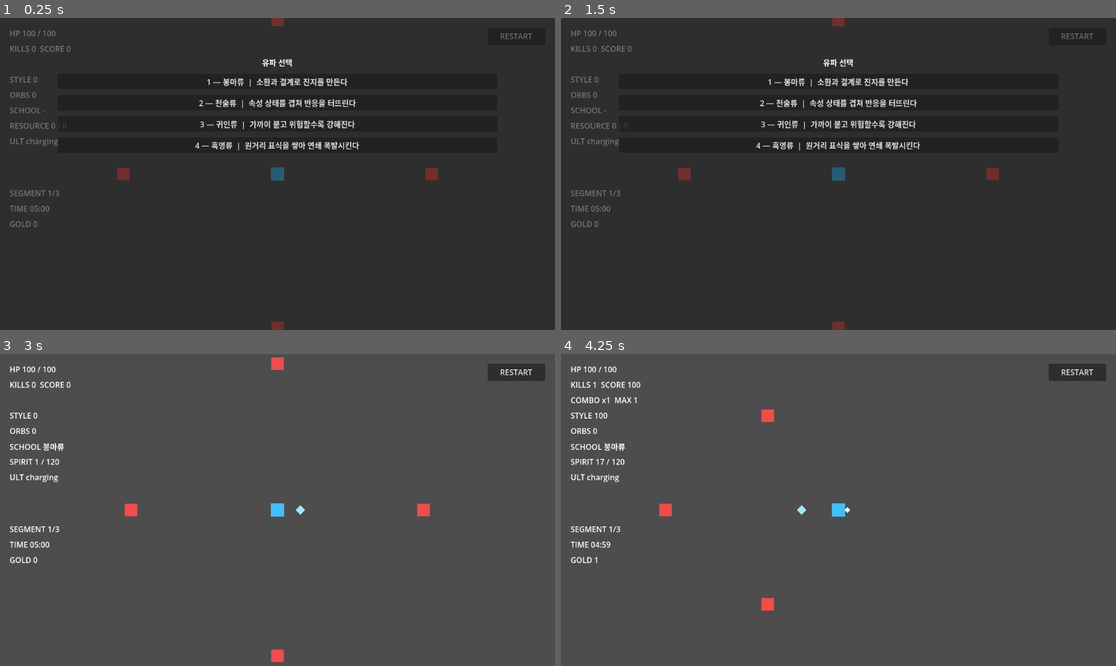
Above: before the commit, frames 1-4 (two rows, left to right).
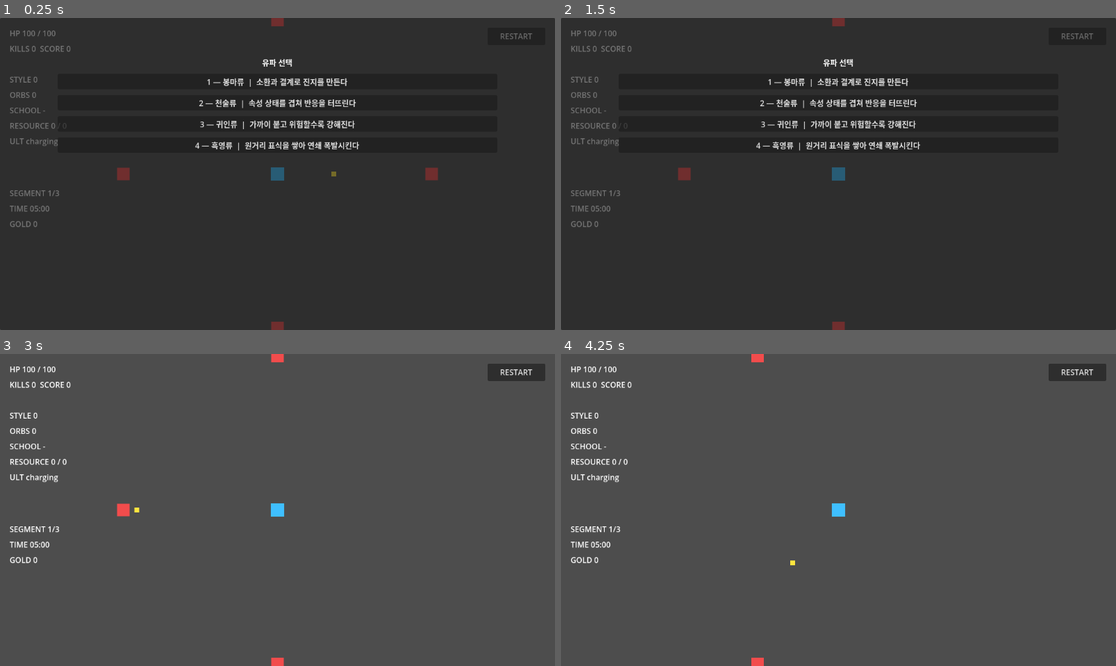
Above: after the commit, the same moments.

Repository: alsdmlals4-eng/ninja-survival-godot
Game: Godot game, scene res://scenes/main/main_scene.tscn
Two runs of this game, one before a commit and one after it. Both use one fixed random seed, a clock stepped at 60 frames per second and the inputs below.
Inputs:
- Up to frame 1 (0.25 s): no input
- Up to frame 2 (1.5 s): click "RESTART" at 0.5 s; click "RESTART" at 1.25 s
- Up to frame 3 (3 s): click "RESTART" at 2 s; click "1 — 봉마류 | 소환과 결계로 진지를 만든다" at 2.75 s
- Up to frame 4 (4.25 s): tap Enter (ui_accept) at 3.5, 3.77 s; hold Right (ui_right) from 3.53 s (still down); tap 1 at 3.6 s

The runs differ from the first frame. In frame 1, less than 0.1% of the frame differs, in the area x 59-61%, y 49-51%; in frame 2, 0.1%; in frame 3, 0.7%; in frame 4, 0.9%, in the area x 1-53%, y 0-100%.
Error after the commit: Parse Error: Could not preload resource script "res://scripts/core/shop_controller.gd". (res://scripts/core/main_controller.gd:8)

Commit message:
feat: make spatial shop draw lane first

Diff:
--- a/scripts/core/shop_controller.gd
+++ b/scripts/core/shop_controller.gd
@@ -8,6 +8,7 @@
 const MVP4CatalogScript = preload("res://scripts/data/mvp4_catalog.gd")
 
 var offer_ids: Array[StringName] = []
+var offer_lane_ids: Array[StringName] = []
 var bag_offer_id: StringName = &""
 var rest_changes: Array[String] = []
 
@@ -19,6 +20,7 @@
 var _reroll_index: int = 0
 var _spatial_mode: bool = false
 var _bag_bought_this_rest: bool = false
+var _offer_lanes: Array[Dictionary] = []
 
 
 func configure(
@@ -31,6 +33,7 @@
 	_bag_defs.clear()
 	_session = null
 	_spatial_mode = false
+	_offer_lanes.clear()
 	_set_rng(rng)
 
 
@@ -39,28 +42,40 @@
 	session,
 	item_defs: Dictionary,
 	bag_defs: Dictionary,
-	rng: RandomNumberGenerator = null
+	rng: RandomNumberGenerator = null,
+	offer_lanes: Array = []
 ) -> void:
 	_build_state = build_state
 	_session = session
 	_item_defs = item_defs.duplicate()
 	_bag_defs = bag_defs.duplicate()
 	_spatial_mode = true
+	_offer_lanes = _sanitize_offer_lanes(offer_lanes)
 	_set_rng(rng)
+
+
+func set_spatial_offer_lanes(offer_lanes: Array) -> void:
+	if not _spatial_mode:
+		return
+	_offer_lanes = _sanitize_offer_lanes(offer_lanes)
 
 
 func begin_rest() -> void:
 	_reroll_index = 0
 	_bag_bought_this_rest = false
 	rest_changes.clear()
-	var rolled := _roll_offers()
+	var rolled: Dictionary = _roll_offer_bundle()
+	var rolled_ids: Array[StringName] = rolled.get("item_ids", [])
+	var rolled_lanes: Array[StringName] = rolled.get("lane_ids", [])
 	var rolled_bag: StringName = _roll_bag_offer() if _spatial_mode else &""
-	if rolled.size() < 3 or (_spatial_mode and rolled_bag == &""):
+	if rolled_ids.size() < 3 or (_spatial_mode and rolled_bag == &""):
 		offer_ids.clear()
+		offer_lane_ids.clear()
 		bag_offer_id = &""
 		transaction_failed.emit("상점 후보가 부족합니다")
 		return
-	offer_ids = rolled
+	offer_ids = rolled_ids
+	offer_lane_ids = rolled_lanes
 	bag_offer_id = rolled_bag
 	offers_changed.emit(offer_ids.duplicate())
 
@@ -88,7 +103,7 @@
 	if not _spatial_mode or _build_state == null or _session == null:
 		transaction_failed.emit("가방 상점 상태가 준비되지 않았습니다")
 		return false
-	if _bag_bought_this_rest or bag_offer_id == &"":
+	if _bag_bought_this_rest or bag_offer_id == &""):
 		transaction_failed.emit("이번 휴식에서 가방을 더 구매할 수 없습니다")
 		return false
 	var definition = _bag_defs.get(bag_offer_id)
@@ -142,9 +157,11 @@
 		transaction_failed.emit("GOLD가 부족합니다")
 		return false
 
-	var rolled := _roll_offers()
+	var rolled: Dictionary = _roll_offer_bundle()
+	var rolled_ids: Array[StringName] = rolled.get("item_ids", [])
+	var rolled_lanes: Array[StringName] = rolled.get("lane_ids", [])
 	var rolled_bag: StringName = _roll_bag_offer() if _spatial_mode else bag_offer_id
-	if rolled.size() < 3 or (_spatial_mode and rolled_bag == &""):
+	if rolled_ids.size() < 3 or (_spatial_mode and rolled_bag == &""):
 		transaction_failed.emit("상점 후보가 부족합니다")
 		return false
 
@@ -153,7 +170,8 @@
 		return false
 
 	_reroll_index += 1
-	offer_ids = rolled
+	offer_ids = rolled_ids
+	offer_lane_ids = rolled_lanes
 	bag_offer_id = rolled_bag
 	offers_changed.emit(offer_ids.duplicate())
 	return true
@@ -236,26 +254,98 @@
 	return session_state.get_item(instance_id)
 
 
-func _roll_offers() -> Array[StringName]:
-	var pool: Array[StringName] = []
+func _roll_offer_bundle() -> Dictionary:
 	if _build_state == null or _rng == null:
-		return pool
-
-	if _spatial_mode:
-		for item_id in MVP4CatalogScript.base_acquisition_item_ids():
-			if _item_defs.get(item_id) != null:
-				pool.append(item_id)
-	else:
+		return {"item_ids": [], "lane_ids": []}
+
+	if not _spatial_mode:
+		var legacy_pool: Array[StringName] = []
 		for raw_id in _item_defs.keys():
 			var item_id := StringName(raw_id)
 			var definition = _item_defs.get(item_id)
 			if definition != null and _build_state.item_count(item_id) < RunBuildState.MAX_DUPLICATE_ITEMS:
-				pool.append(item_id)
-
-	if pool.size() < 3:
-		return []
-	pool.sort_custom(func(a, b): return str(a) < str(b))
-	return _draw_distinct(pool, 3)
+				legacy_pool.append(item_id)
+		if legacy_pool.size() < 3:
+			return {"item_ids": [], "lane_ids": []}
+		legacy_pool.sort_custom(func(a, b): return str(a) < str(b))
+		return {"item_ids": _draw_distinct(legacy_pool, 3), "lane_ids": []}
+
+	var lanes: Array[Dictionary] = _effective_offer_lanes()
+	if _unique_item_count(lanes) < 3:
+		return {"item_ids": [], "lane_ids": []}
+	var rolled_ids: Array[StringName] = []
+	var rolled_lanes: Array[StringName] = []
+	for _i in range(3):
+		lanes = _non_empty_lanes(lanes)
+		if lanes.is_empty():
+			return {"item_ids": [], "lane_ids": []}
+		var lane_index: int = _rng.randi_range(0, lanes.size() - 1)
+		var lane: Dictionary = lanes[lane_index]
+		var pool: Array = lane["item_ids"]
+		var item_index: int = _rng.randi_range(0, pool.size() - 1)
+		var item_id := StringName(pool[item_index])
+		rolled_ids.append(item_id)
+		rolled_lanes.append(StringName(lane["lane_id"]))
+		_remove_item_from_lanes(lanes, item_id)
+	return {"item_ids": rolled_ids, "lane_ids": rolled_lanes}
+
+
+func _effective_offer_lanes() -> Array[Dictionary]:
+	if not _offer_lanes.is_empty():
+		return _sanitize_offer_lanes(_offer_lanes)
+	var fallback_items: Array[StringName] = []
+	for item_id in MVP4CatalogScript.base_acquisition_item_ids():
+		if _item_defs.get(item_id) != null:
+			fallback_items.append(item_id)
+	return [{"lane_id": &"legacy_all", "item_ids": fallback_items}]
+
+
+func _sanitize_offer_lanes(raw_lanes: Array) -> Array[Dictionary]:
+	var canonical: Array[StringName] = MVP4CatalogScript.base_acquisition_item_ids()
+	var result: Array[Dictionary] = []
+	var used_lane_ids := {}
+	for raw_lane in raw_lanes:
+		if typeof(raw_lane) != TYPE_DICTIONARY:
+			continue
+		var lane: Dictionary = raw_lane
+		var lane_id := StringName(lane.get("lane_id", &""))
+		if lane_id == &"" or used_lane_ids.has(lane_id):
+			continue
+		var item_ids: Array[StringName] = []
+		var seen := {}
+		for raw_item_id in Array(lane.get("item_ids", [])):
+			var item_id := StringName(raw_item_id)
+			if canonical.has(item_id) and _item_defs.get(item_id) != null and not seen.has(item_id):
+				seen[item_id] = true
+				item_ids.append(item_id)
+		if not item_ids.is_empty():
+			used_lane_ids[lane_id] = true
+			result.append({"lane_id": lane_id, "item_ids": item_ids})
+	return result
+
+
+func _non_empty_lanes(lanes: Array[Dictionary]) -> Array[Dictionary]:
+	var result: Array[Dictionary] = []
+	for lane in lanes:
+		if not Array(lane.get("item_ids", [])).is_empty():
+			result.append({"lane_id": StringName(lane["lane_id"]), "item_ids": Array(lane["item_ids"]).duplicate()})
+	return result
+
+
+func _remove_item_from_lanes(lanes: Array[Dictionary], item_id: StringName) -> void:
+	for lane in lanes:
+		var items: Array = lane["item_ids"]
+		while items.has(item_id):
+			items.erase(item_id)
+		lane["item_ids"] = items
+
+
+func _unique_item_count(lanes: Array[Dictionary]) -> int:
+	var seen := {}
+	for lane in lanes:
+		for raw_id in Array(lane.get("item_ids", [])):
+			seen[StringName(raw_id)] = true
+	return seen.size()
 
 
 func _roll_bag_offer() -> StringName:
